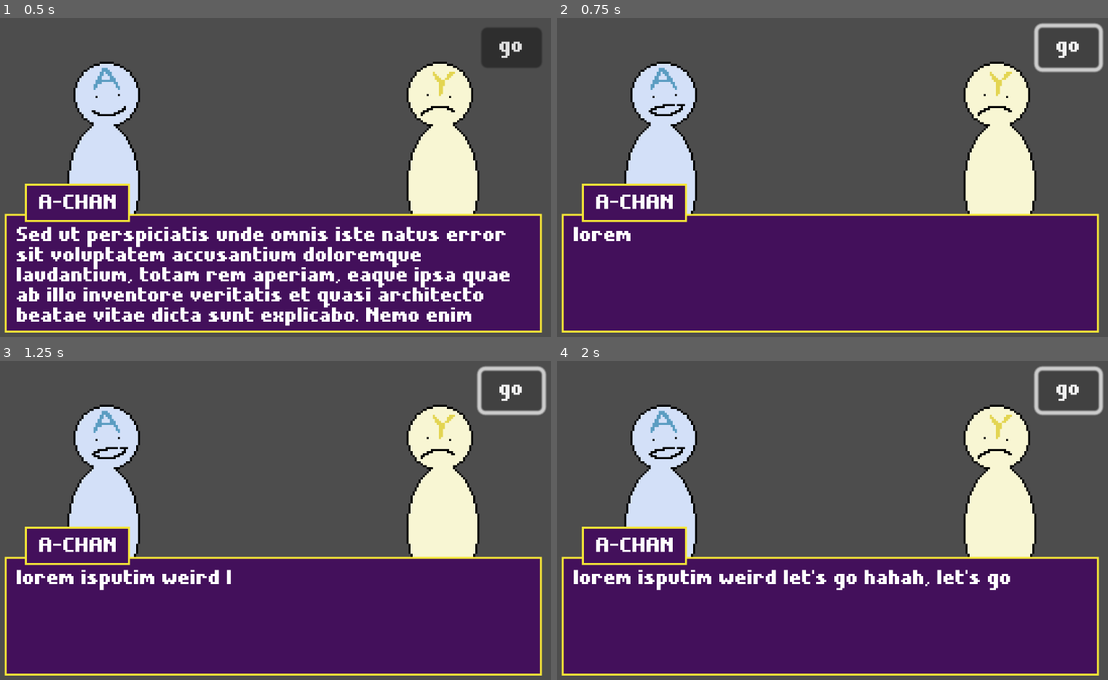
Above: before the commit, frames 1-4 (two rows, left to right).
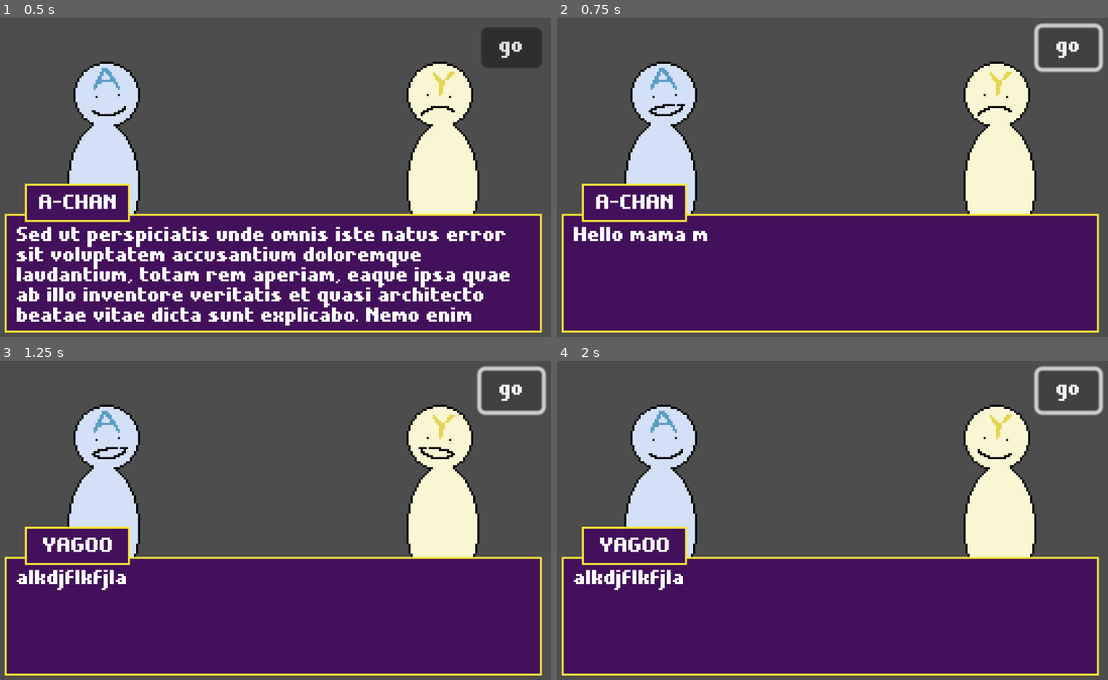
Above: after the commit, the same moments.

Repository: misnina/holointerview
Game: Godot game, scene res://scenes/game.tscn
Two runs of this game, one before a commit and one after it. Both use one fixed random seed, a clock stepped at 60 frames per second and the inputs below.
Inputs:
- Up to frame 1 (0.5 s): no input
- Up to frame 2 (0.75 s): click "go" at 0.5 s
- Up to frame 3 (1.25 s): no input
- Up to frame 4 (2 s): click "go" at 1.25 s

Frame 1 is identical in both runs. In frame 2, 0.5% of the frame differs, in the area x 3-28%, y 65-70%; in frame 3, 1.4%; in frame 4, 2.3%, in the area x 3-83%, y 26-72%.

Commit message:
added dialogue queueing system

Diff:
--- a/project.godot
+++ b/project.godot
@@ -15,6 +15,10 @@
 config/features=PackedStringArray("4.2", "GL Compatibility")
 config/icon="res://icon.svg"
 
+[dotnet]
+
+project/assembly_name="HoloInterview"
+
 [rendering]
 
 textures/canvas_textures/default_texture_filter=0
--- a/scripts/conversation_controller.gd
+++ b/scripts/conversation_controller.gd
@@ -3,6 +3,18 @@
 @onready var character_controller = $Character_Controller
 @onready var character_speaking = $"Character Label/character_speaking"
 @onready var dialogue_container = $Text/dialogue
+
+var ready_dialogue = []
+signal dialogue_ended
+
+func read_from_queue():
+	for dialogue in ready_dialogue:
+		await display_dialogue(dialogue[0], dialogue[1], dialogue[2], dialogue[3], dialogue[4])
+	ready_dialogue.clear()
+
+func queue_dialogue(character, dialogue, expression, text_speed, speak_speed):
+	print('dialogue queued')
+	ready_dialogue.append([character, dialogue, expression, text_speed, speak_speed])
 
 func change_label(character_name):
 	character_speaking.text = "[center]%s[/center]" % character_name
@@ -15,9 +27,13 @@
 		dialogue_container.text = displayed_text + char
 		await get_tree().create_timer(speak_speed).timeout
 		displayed_text = displayed_text + char
+	dialogue_ended.emit()
 
 func translate_time_from_dialogue(dialogue, text_speed):
-	return dialogue.length() / text_speed
+	if (dialogue.length() / text_speed) <= 0 :
+		return 0.8
+	else:
+		return dialogue.length() / text_speed
 
 func seperated_text(dialogue):
 	var text_array = []
--- a/scripts/game.gd
+++ b/scripts/game.gd
@@ -17,10 +17,10 @@
 
 #TEMP
 @onready var button = $Button
-var current_text_speed = 20
-var current_speak_speed = 0.03
+var current_speak_speed = 50
+var current_text_speed = 0.015
 
-var dialogue_test = "lorem isputim weird let's go hahah, let's goooooo"
+var dialogue_test = "Hello mama mia bekka de boopa."
 
 func _ready():
 	load_characters()
@@ -30,5 +30,7 @@
 	CHARACTERS.YAGOO.sprite = conversation_controller.character_controller.yagoo
 
 func _on_button_pressed():
-	conversation_controller.display_dialogue(CHARACTERS.ACHAN, dialogue_test, "happy", current_text_speed, current_speak_speed)
+	conversation_controller.queue_dialogue(CHARACTERS.ACHAN, dialogue_test, "happy", current_speak_speed, current_text_speed)
+	conversation_controller.queue_dialogue(CHARACTERS.YAGOO, "alkdjflkfjladksjafslkjfls", "happy", current_speak_speed, current_text_speed)
+	conversation_controller.read_from_queue()
 	pass # Replace with function body.
